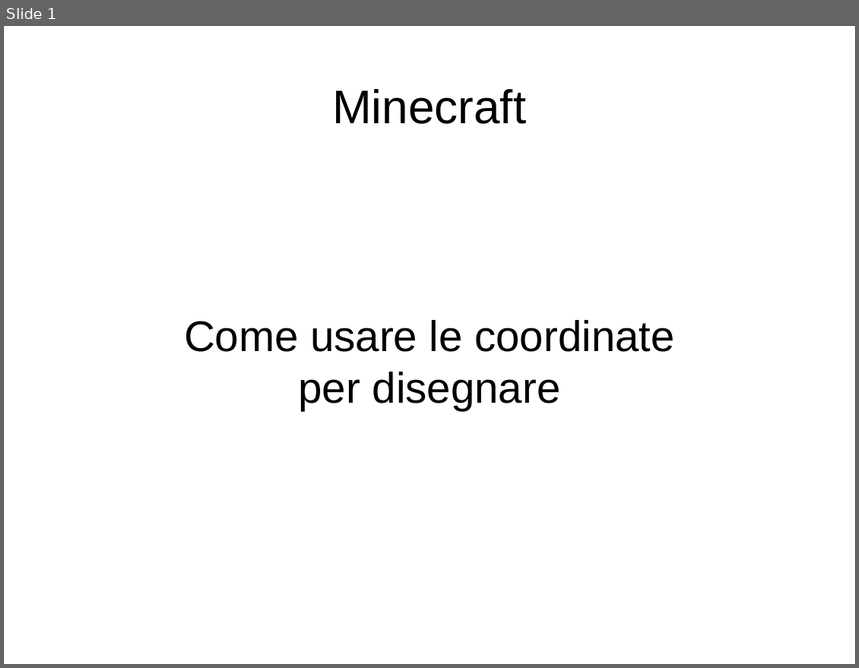
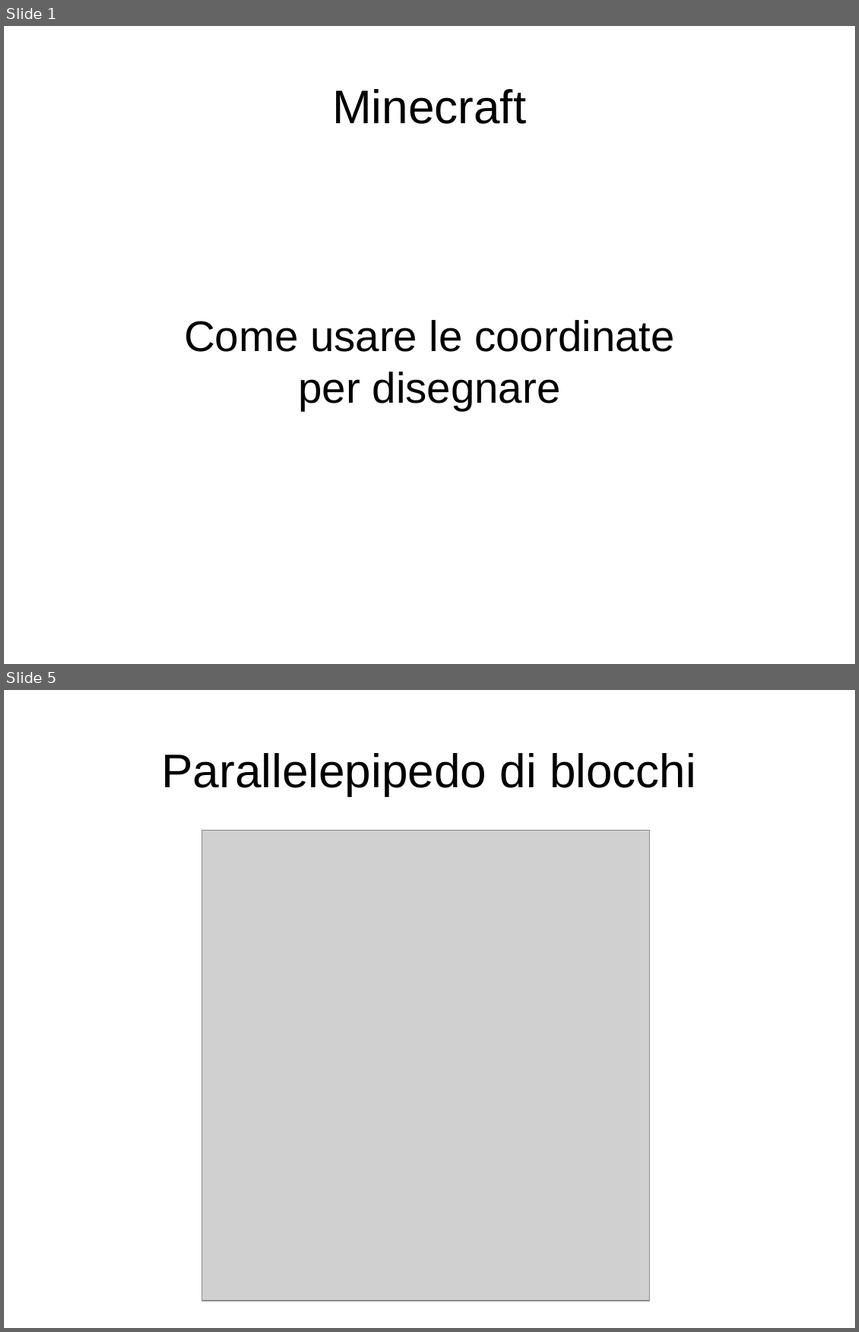
Before and after one commit to kronwiz/randomstuff, a slide deck: minecraft/uso_delle_coordinate.odp. Shown one above the other, each under a label of ours: slide 1 before the commit, slides 1 and 5 after it; the slides between them are not shown. The pictures are 859x668 and 859x1332 pixels, drawn with LibreOffice and Linux fonts; fonts in the diff are those of the drawing; grey boxes stand for pictures. Boxes give left, top, right and bottom in pixels: in the first picture for what was removed or moved away, otherwise in the second. Text is boxed around its words. In the diff, an @@ line names an element or a change of style, - is before the commit and + after.

Commit message:
Aggiunto l'esempio del parallelepipedo.

```diff
--- a/minecraft/uso_delle_coordinate.odp
+++ b/minecraft/uso_delle_coordinate.odp
@@ slide 5 added at bbox=[4, 690, 855, 1328], background #FFFFFF @@
@@ title added at bbox=[162, 753, 696, 796], 44 pt, text #000000 @@
+Parallelepipedo di blocchi
@@ picture added at bbox=[202, 831, 650, 1302] @@
```
Also in this commit, not shown: 3 other slides added, 3 slides removed, 1 other file.
